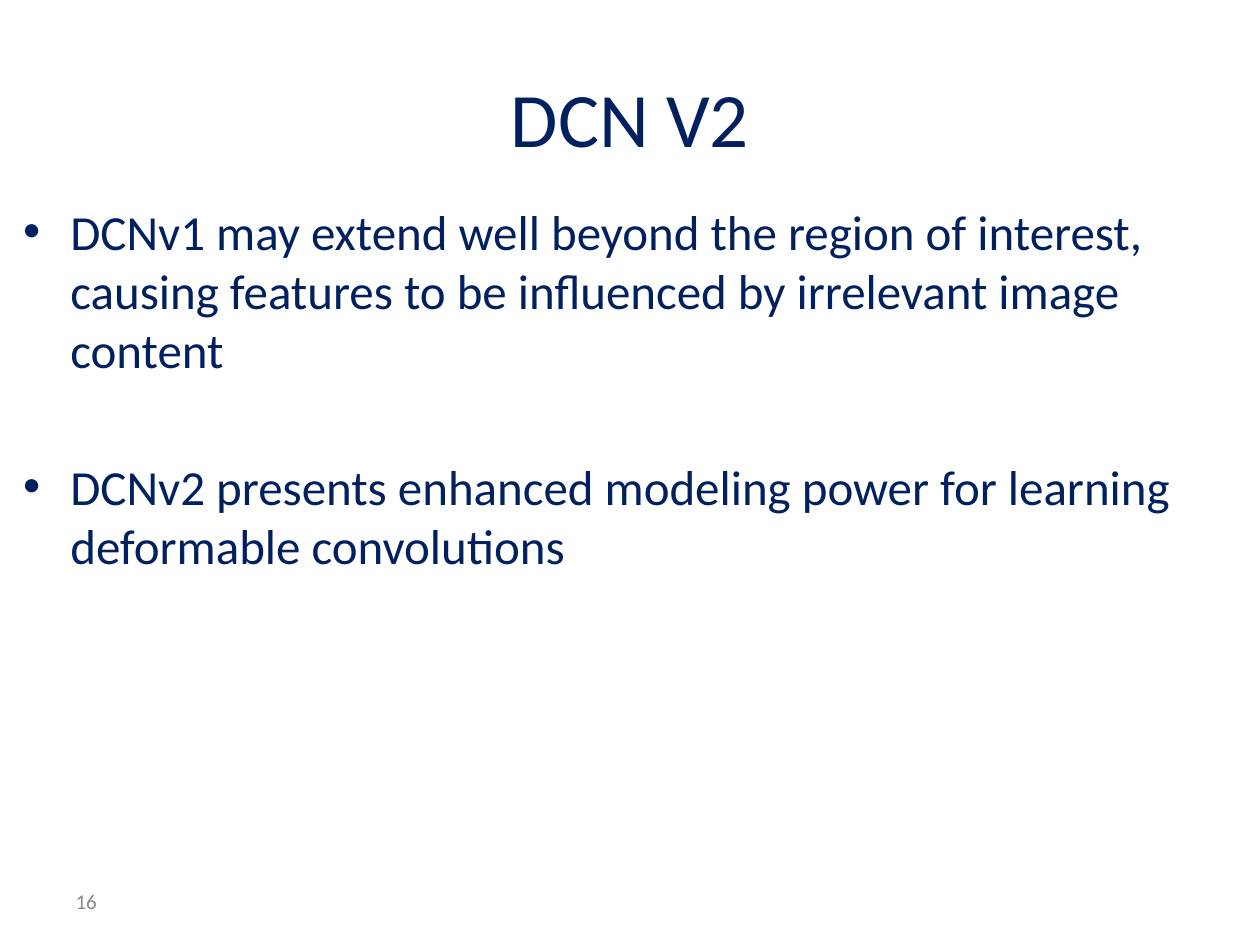
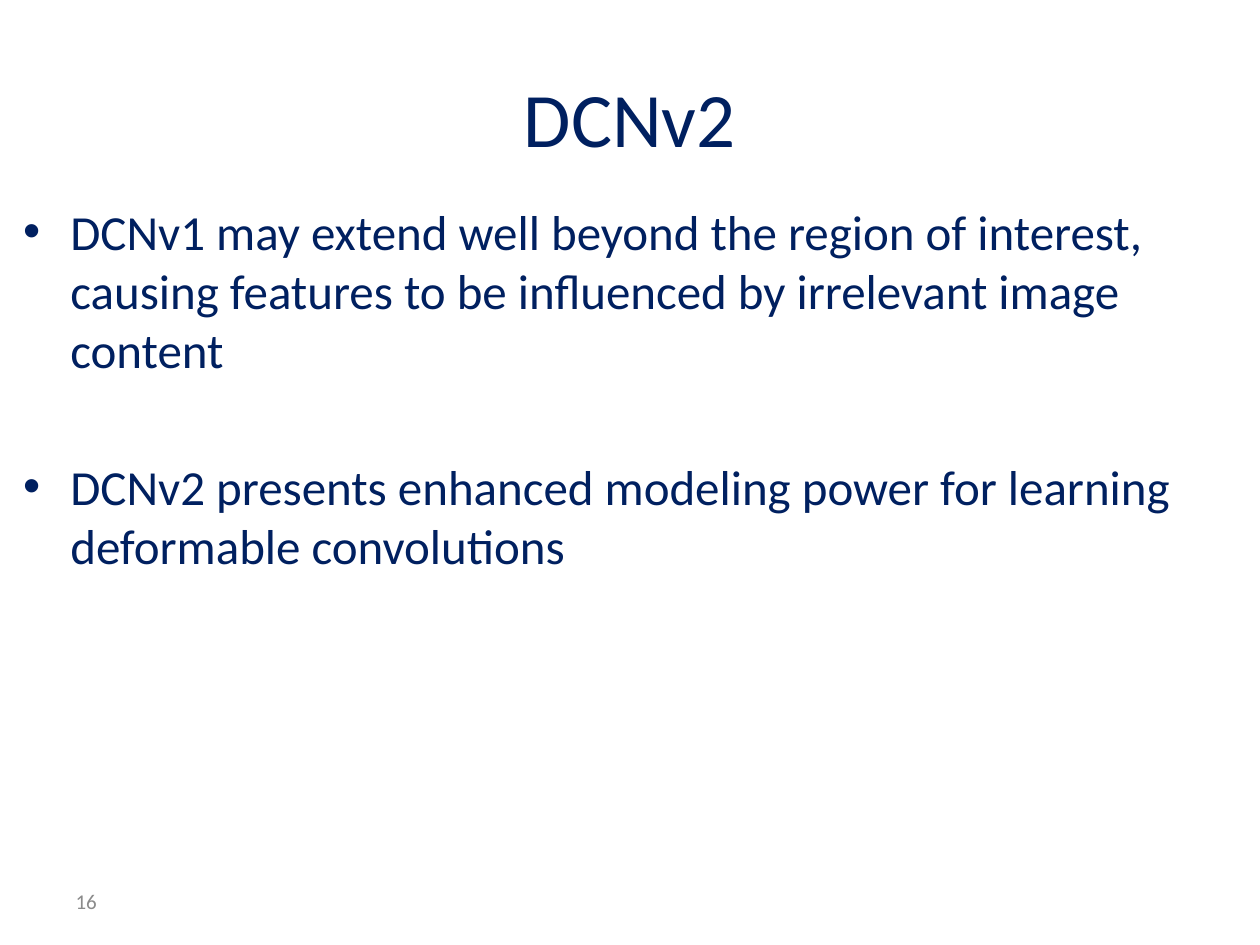
Before and after one commit to andyro2/Pneumonia-Detection-from-Chest-X-Rays-with-Robustness-to-Deformations, a slide deck: slide 16 of MidPresentation_Andy_Or.pptx. Drawn at 1260x945 pixels with LibreOffice and Linux fonts; fonts in the diff are those of the drawing; background and template pictures are left out. Boxes give left, top, right and bottom in pixels: in the first picture for what was removed or moved away, otherwise in the second. Text is boxed around its words. In the diff, an @@ line names an element or a change of style, - is before the commit and + after.

```diff
--- a/MidPresentation_Andy_Or.pptx
+++ b/MidPresentation_Andy_Or.pptx
@@ title at (524,97,736,148): text changed @@
-DCN V2
+DCNv2
```
Also in this commit, not shown: 7 other slides changed.
